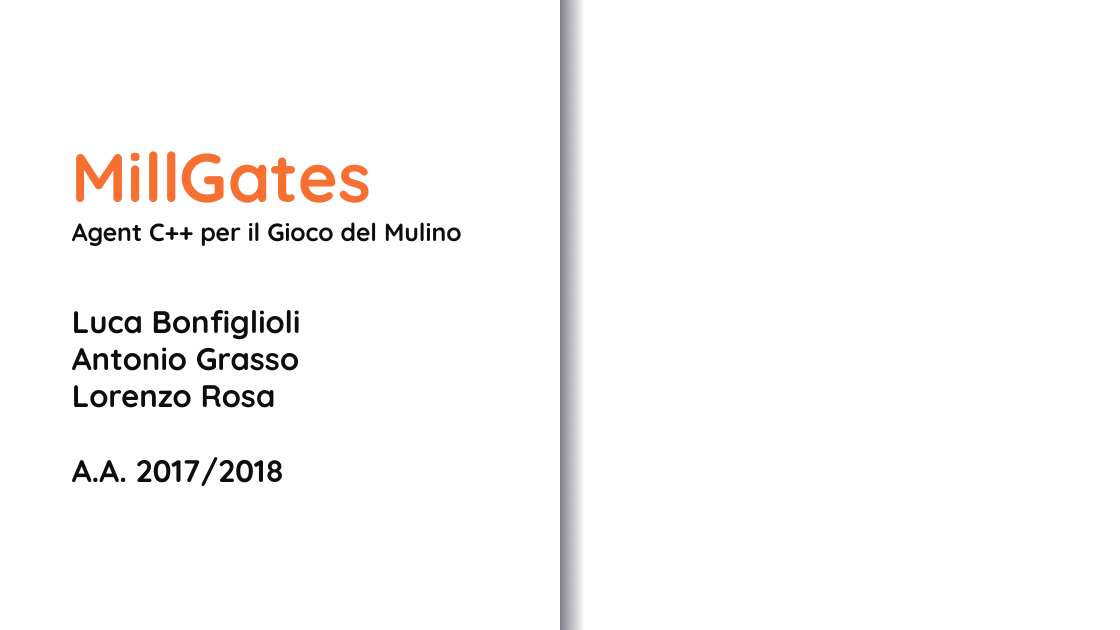
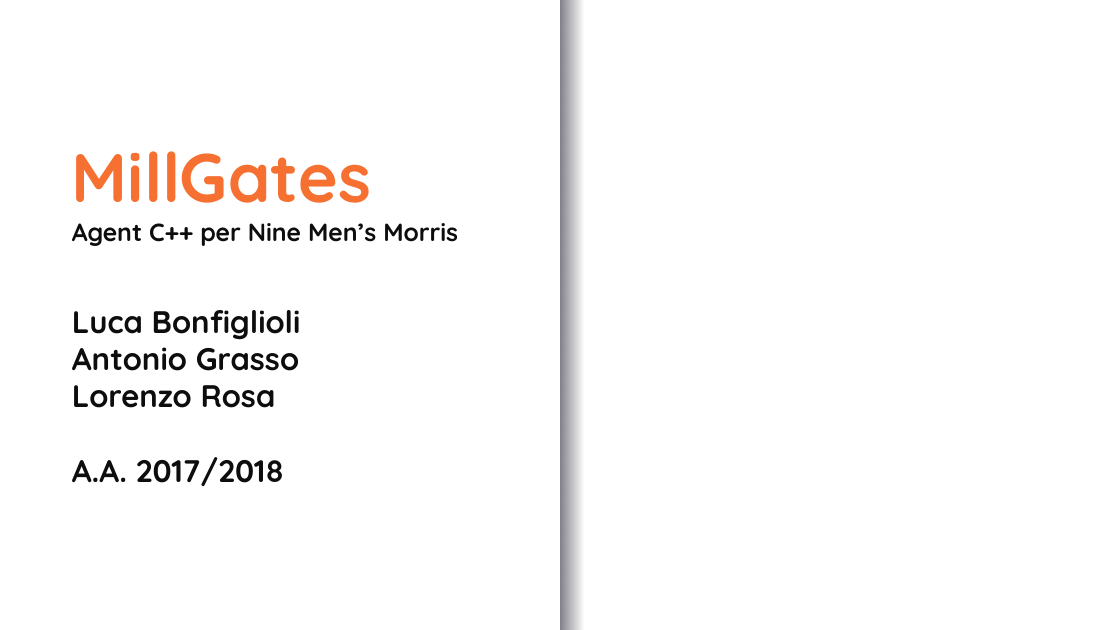
Before and after one commit to graitanto21/MillGates, a slide deck: slide 1 of Presentation/MillGates.pptx. Drawn at 1120x630 pixels with LibreOffice and Linux fonts; fonts in the diff are those of the drawing; background and template pictures are left out. Boxes give left, top, right and bottom in pixels: in the first picture for what was removed or moved away, otherwise in the second. Text is boxed around its words. In the diff, an @@ line names an element or a change of style, - is before the commit and + after.

```diff
--- a/Presentation/MillGates.pptx
+++ b/Presentation/MillGates.pptx
@@ title at [72, 151, 458, 486]: text changed @@
-MillGates
-Agent C++ per il Gioco del Mulino
-Luca Bonfiglioli
-Antonio Grasso
-Lorenzo Rosa
-A.A. 2017/2018
+MillGates
+Agent C++ per Nine Men’s Morris
+Luca Bonfiglioli
+Antonio Grasso
+Lorenzo Rosa
+A.A. 2017/2018
```
Also in this commit, not shown: 2 other slides changed, 4 slides added, 16 other files.
